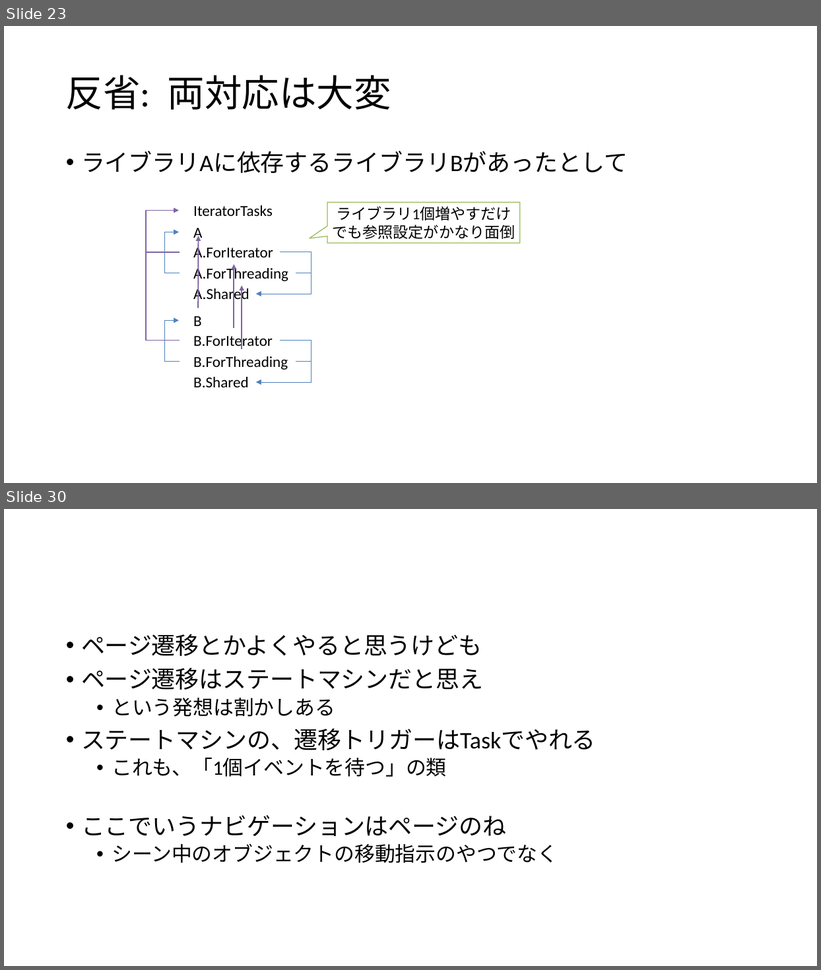
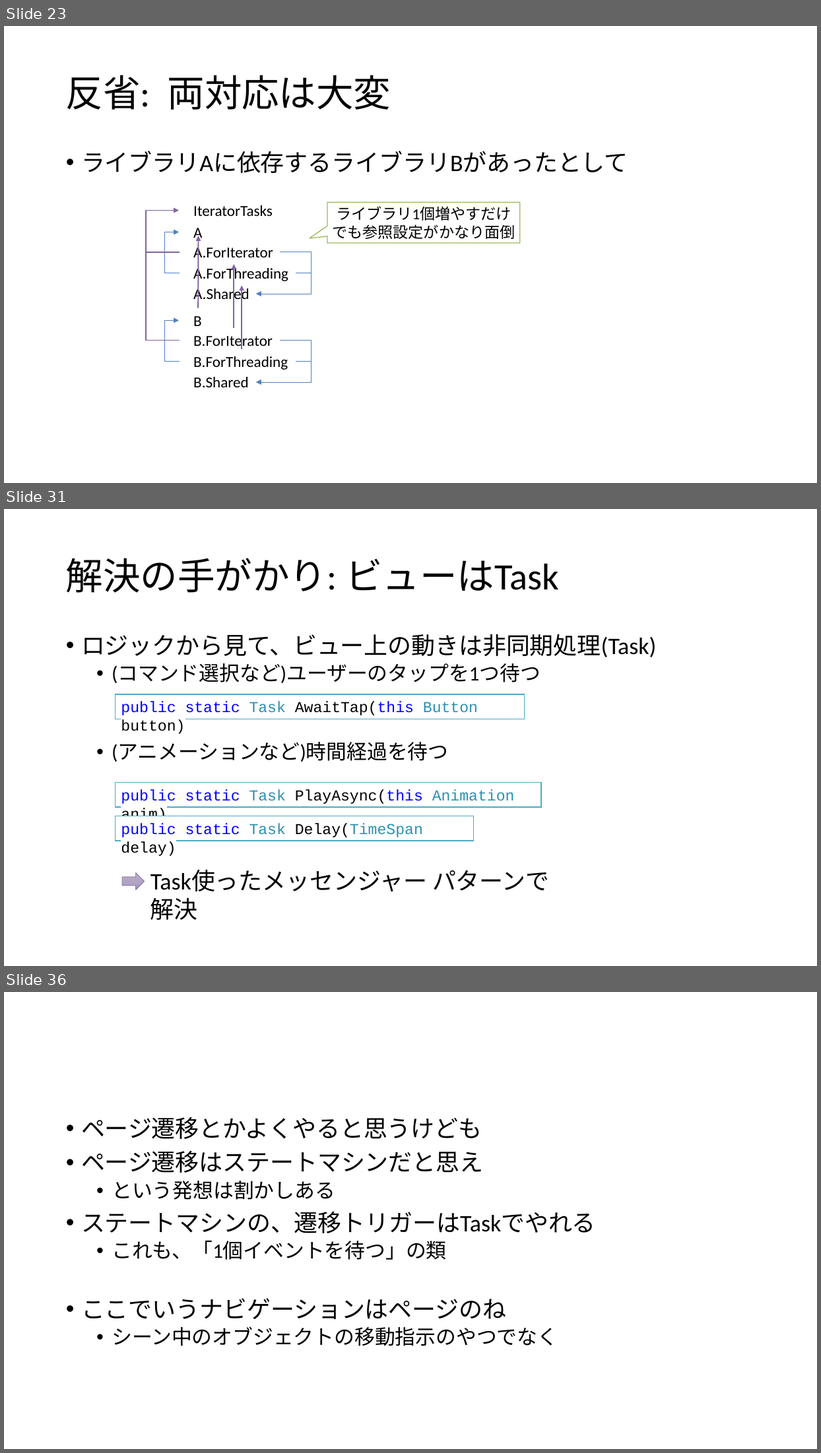
Before and after one commit to ppcuni/UnityCsharp20150321, a slide deck: doc/自社フレームワーク.pptx. Shown one above the other, each under a label of ours: slides 23 and 30 before the commit, slides 23, 31 and 36 after it; the slides between them are not shown. The pictures are 821x970 and 821x1453 pixels, drawn with LibreOffice and Linux fonts; fonts in the diff are those of the drawing; background and template pictures are left out. Boxes give left, top, right and bottom in pixels: in the first picture for what was removed or moved away, otherwise in the second. Text is boxed around its words. In the diff, an @@ line names an element or a change of style, - is before the commit and + after.

Commit message:
TaskInteraction の説明完成

```diff
--- a/doc/自社フレームワーク.pptx
+++ b/doc/自社フレームワーク.pptx
@@ slide 31 added at (x1=4, y1=509, x2=817, y2=966), background #FFFFFF @@
@@ title added at (x1=66, y1=558, x2=559, y2=593), 44 pt, text #000000 @@
+解決の手がかり: ビューはTask
@@ text added at (x1=81, y1=634, x2=657, y2=762), 24 pt, text #000000 @@
+• ロジックから見て、ビュー上の動きは非同期処理(Task)
+  • (コマンド選択など)ユーザーのタップを1つ待つ
+  • (アニメーションなど)時間経過を待つ
@@ rectangle added at (x1=115, y1=694, x2=524, y2=719), fill #FFFFFF, outline #4BACC6 1 pt, 18 pt, text #0000FF @@
+public static Task AwaitTap(this Button button)
@@ rectangle added at (x1=115, y1=783, x2=541, y2=807), fill #FFFFFF, outline #4BACC6 1 pt, 18 pt, text #0000FF @@
+public static Task PlayAsync(this Animation anim)
@@ rectangle added at (x1=115, y1=817, x2=474, y2=841), fill #FFFFFF, outline #4BACC6 1 pt, 18 pt, text #0000FF @@
+public static Task Delay(TimeSpan delay)
@@ right arrow added at (x1=122, y1=873, x2=145, y2=890), fill gradient #BDB2CD to #B2A5C4 to #A796BE, outline #8064A2 0.5 pt @@
@@ text added at (x1=151, y1=870, x2=550, y2=920), 28 pt, text #000000 @@
+Task使ったメッセンジャー パターンで解決
@@ what was slide 30 is now slide 36 @@
```
Also in this commit, not shown: 2 slides changed, 10 other slides added, 5 slides removed.
